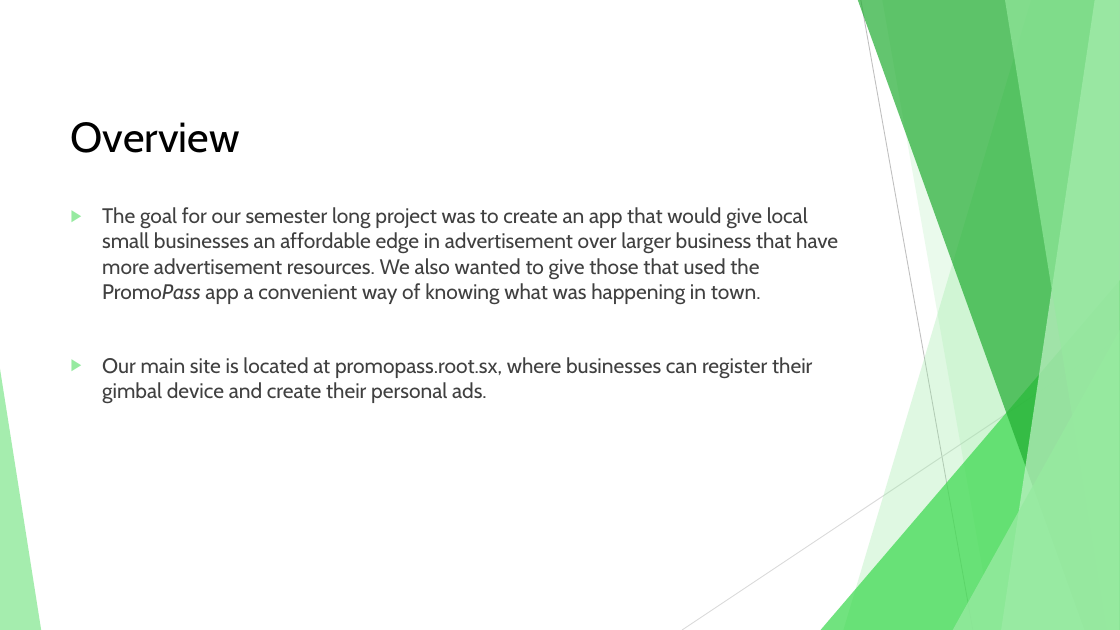
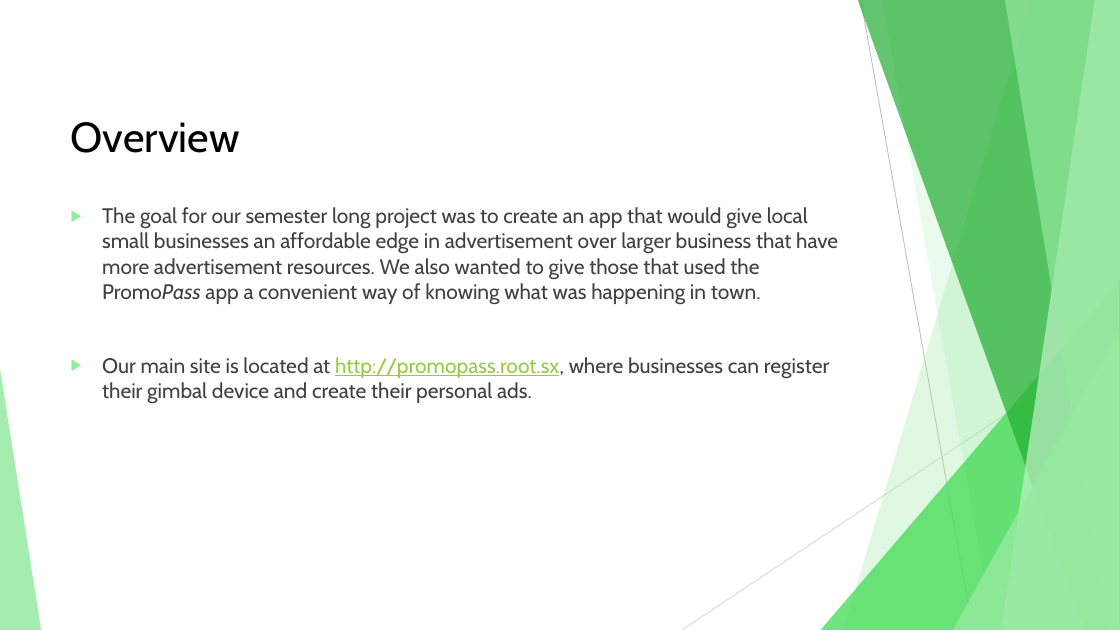
Before and after one commit to PromoPass/promopass.github.io, a slide deck: slide 2 of FinalPresentation.pptx. Drawn at 1120x630 pixels with LibreOffice and Linux fonts; fonts in the diff are those of the drawing. Boxes give left, top, right and bottom in pixels: in the first picture for what was removed or moved away, otherwise in the second. Text is boxed around its words. In the diff, an @@ line names an element or a change of style, - is before the commit and + after.

Commit message:
new changes

```diff
--- a/FinalPresentation.pptx
+++ b/FinalPresentation.pptx
@@ text at bbox=[102, 357, 829, 404]: text changed @@
-▶ Our main site is located at promopass.root.sx, where businesses can register their gimbal device and create their personal ads.
+▶ Our main site is located at http://promopass.root.sx, where businesses can register their gimbal device and create their personal ads.
```
Also in this commit, not shown: 2 other slides changed.
